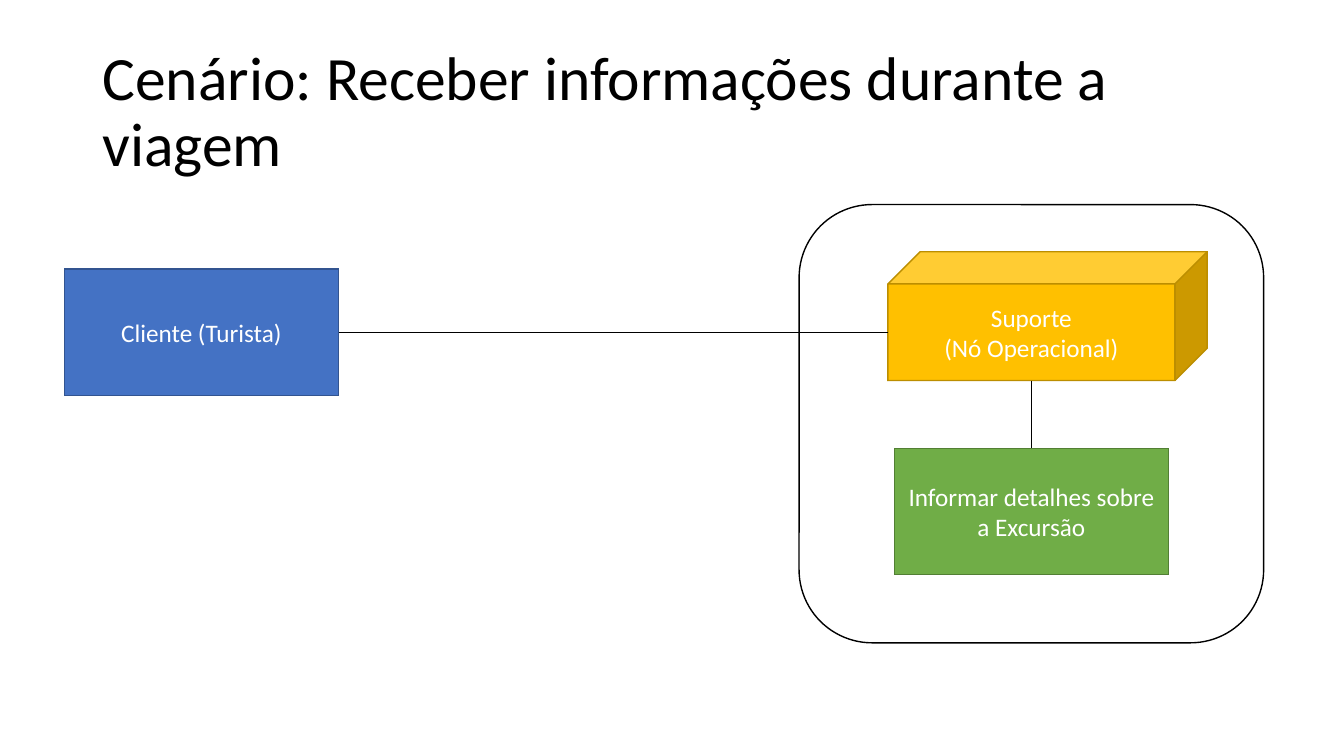
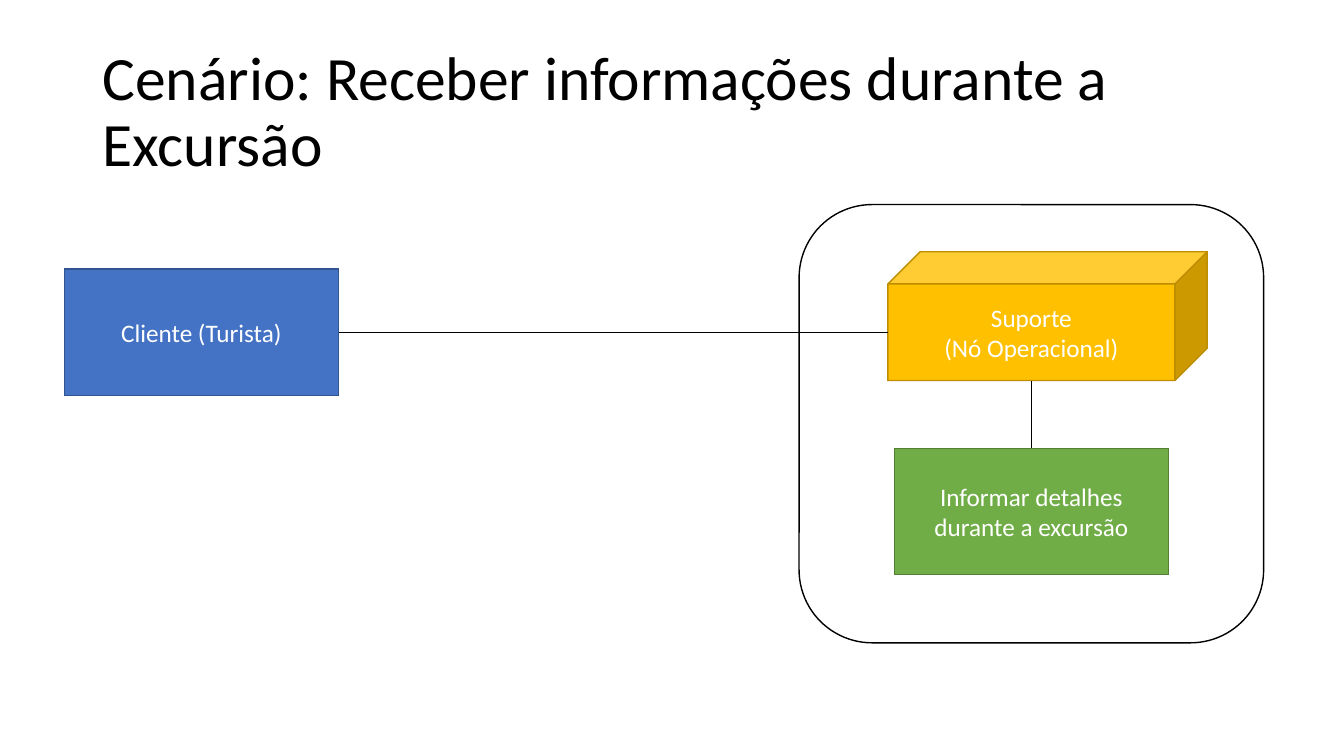
Before and after one commit to Road-on/RoadOn, a slide deck: slide 6 of 15. Arquitetura de Negócio Para Cada Cenário.pptx. Drawn at 1344x756 pixels with LibreOffice and Linux fonts; fonts in the diff are those of the drawing. Boxes give left, top, right and bottom in pixels: in the first picture for what was removed or moved away, otherwise in the second. Text is boxed around its words. In the diff, an @@ line names an element or a change of style, - is before the commit and + after.

```diff
--- a/15. Arquitetura de Negócio Para Cada Cenário.pptx
+++ b/15. Arquitetura de Negócio Para Cada Cenário.pptx
@@ title at (x1=102, y1=57, x2=1108, y2=167): text changed @@
-Cenário: Receber informações durante a viagem
+Cenário: Receber informações durante a Excursão
@@ text in rectangle at (x1=934, y1=488, x2=1128, y2=536): text changed @@
-Informar detalhes sobre a Excursão
+Informar detalhes durante a excursão
```
Also in this commit, not shown: 1 other slide changed, 1 other file.
